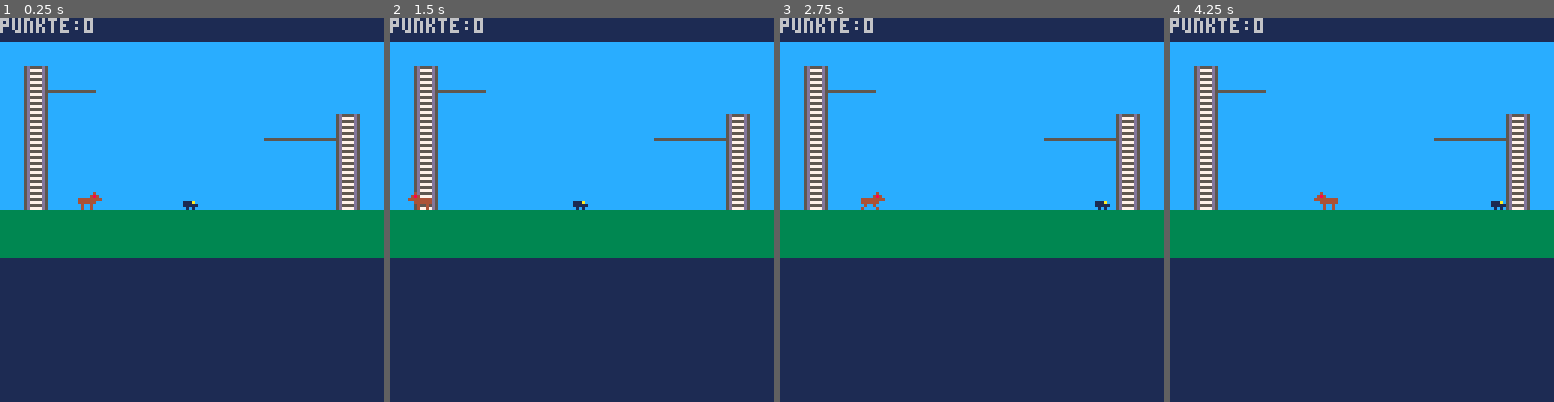
Above: before the commit, frames 1-4 (left to right).
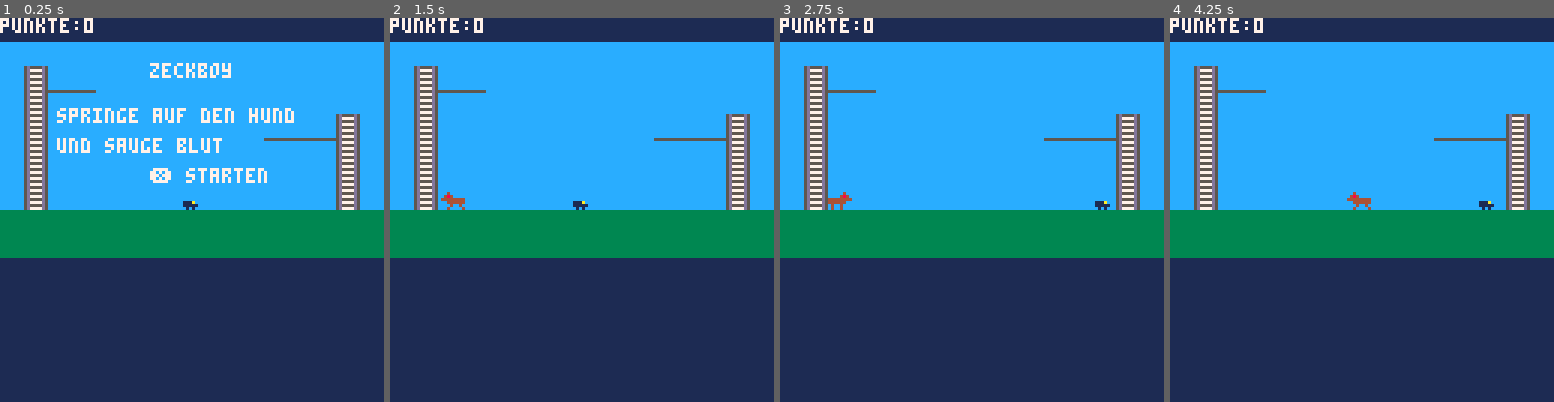
Above: after the commit, the same moments.

Repository: do1eh/PICO-8
Game: PICO-8 cartridge zeckboy.p8
The game is run twice, just before and just after one commit, with the same random seed, the same clock (stepped at 60 frames per second) and the same inputs.
Inputs:
- Up to frame 1 (0.25 s): no input
- Up to frame 2 (1.5 s): tap X (X key) at 0.33, 1.07 s
- Up to frame 3 (2.75 s): hold Right 1.6-2.1 s; tap X (X key) at 1.85 s; hold Up 2.15-2.42 s; hold Right from 2.47 s (still down)
- Up to frame 4 (4.25 s): tap X (X key) at 2.97, 4.08 s; release Right at 3.03 s; hold Left 3.08-3.58 s; hold Right from 4.02 s (still down)

The runs differ from the first frame. In frame 1, 3.3% of the frame differs, in the area x 0-77%, y 0-50%; in frame 2, 0.7%; in frame 3, 0.7%; in frame 4, 0.8%.

Commit message:
Titlel Bildschirm

Diff:
--- a/zeckboy.p8
+++ b/zeckboy.p8
@@ -16,8 +16,11 @@
   dogstep=1
   c=0
   p=0
+  titel=true
   gameover=false
   gosfx=false
+  leiter=false
+  leiterfarben={5,6,7,13}
 
 end
 
@@ -27,30 +30,45 @@
   cls(1)
   map(0)
   print('punkte:'..p)
-
-
-     movedog()
+  if (titel) then
+    print('zeckboy', 50, 15, 7)
+    print('springe auf den hund', 19, 30, 7)
+    print('und sauge blut', 19, 40, 7)
+    print('❎ starten', 50, 50, 7)
+    if (btn(❎)) titel=false
+  end
+  --pset(x+1,y+7,7)
+  --pset(x+6,y+7,7)
+
+     if (not titel) movedog()
 
      if (direction==1) spr(6,x,y,1,1,false)
      if (direction==2) spr(6,x,y,1,1,true)
      if (direction==3) spr(9,x,y,1,1,false,false)
      if (direction==4) spr(9,x,y,1,1,false,true)
-     if (btn(⬅️)) left()
-     if (btn(➡️)) right()
+     if (btn(⬅️) and x>0) left()
+     if (btn(➡️) and x<120) right()
      --up wenn zb an Leiter steht
-     if ((pget(x,y)==5 or pget(x,y)==7)and btn(⬆️)) up()
+     if (   contains(leiterfarben, pget(x+1,y+7))
+         or contains(leiterfarben, pget(x+6,y+7))
+         or contains(leiterfarben, pget(x+1,y))
+         or contains(leiterfarben, pget(x+6,y))
+        ) then
+      leiter=true
+      if (btn(⬆️)) up()
+      else
+      leiter=false
+     end
+     -- hund beruehrt wenn zb auf gras steht: game over
+     if ((pget(x,y+5)==4 or pget(x+7,y+5)==4) and  ((pget(x+2,y+8)==3 and pget(x+6,y+8)==3) or leiter)) gameover=true
+
      --fallen wenn luft unter zb ist
      if (pget(x+2,y+8)==12 and pget(x+6,y+8)==12) y=y+1
      -- punkte++ wenn zb auf hund steht
-     if (pget(x+2,y+8)==4 or pget(x+6,y+8)==4) then
+     if ((pget(x+2,y+8)==4 or pget(x+6,y+8)==4) and leiter==false) then
        p=p+1
        if (p%5==0) sfx(2)
      end
-     -- hund beruehrt wenn zb auf gras steht: game over
-     if ((pget(x,y+5)==4 or pget(x+7,y+5)==4) and  (pget(x+2,y+8)==3 and pget(x+6,y+8)==3)) gameover=true
-     --pset(x,y+5,7)
-     --pset(x+7,y+5,7)
-
   else
 
   if (not gosfx) then
@@ -110,15 +128,27 @@
 -->8
 --blutbeutel
 
+-->8
+--hilfsfunktionen
+
+function contains(tabelle, wert)
+  for k, v in pairs(tabelle) do
+    if (v == wert) return true
+  end
+  return false
+end
+
+
+
 __gfx__
 000000005d5555d533333333cccccccc000000000000000000000000000000005555555500000000000000000000000000000000000000000000000000000000
 000000005d7777d533333333cccccccc00000000000000000000000000000000cccccccc00000000000000000000000000000000000000000000000000000000
 000000005d5555d533333333cccccccc00000400000004000000000000000000cccccccc00000000000000000000000000000000000000000000000000000000
 000000005d7777d533333333cccccccc00004840000048400000000000000000cccccccc00000000000000000000000000000000000000000000000000000000
-000000005d5555d533333333cccccccc44444444444444440000000000000000cccccccc0000a000000000000000000000000000000000000000000000000000
-000000005d7777d533333333cccccccc44444400444444000111a0000111a000cccccccc00011100000000000000000000000000000000000000000000000000
-000000005d5555d533333333cccccccc04004000040040000111110001111100cccccccc00001000000000000000000000000000000000000000000000000000
-000000005d7777d533333333cccccccc04004000400004000010100001010000cccccccc00011100000000000000000000000000000000000000000000000000
+000000005d5555d533333333cccccccc44444444444444440000000000000000cccccccc000aa000000000000000000000000000000000000000000000000000
+000000005d7777d533333333cccccccc44444400444444000111a0000111a000cccccccc01111110000000000000000000000000000000000000000000000000
+000000005d5555d533333333cccccccc04004000040040000111110001111100cccccccc00011000000000000000000000000000000000000000000000000000
+000000005d7777d533333333cccccccc04004000400004000010100001010000cccccccc01111110000000000000000000000000000000000000000000000000
 00000000007007000000000000000000000000000000000000000000000000000000000000000000000000000000000000000000000000000000000000000000
 00000000777777710000000000000000000000000000000000000000000000000000000000000000000000000000000000000000000000000000000000000000
 00000000777777710000000000000000000000000000000000000000000000000000000000000000000000000000000000000000000000000000000000000000
@@ -132,79 +162,79 @@
 0000000000000000000000000000000000000000000000000000000000000000000000000000000000000000000000000000000000000000000000000000000000000000000000000000000000000000000000000000000000000000000000000000000000000000000000000000000000000000000000000000000000000000
 __map__
 0000000000000000000000000000000000000000000000000000000000000000000000000000000000000000000000000000000000000000000000000000000000000000000000000000000000000000000000000000000000000000000000000000000000000000000000000000000000000000000000000000000000000000
-0303030303030303030303030303030300000000000000000000000000000000000000000000000000000000000000000000000000000000000000000000000000000000000000000000000000000000000000000000000000000000000000000000000000000000000000000000000000000000000000000000000000000000
-0301030303030303030303030303030300000000000000000000000000000000000000000000000000000000000000000000000000000000000000000000000000000000000000000000000000000000000000000000000000000000000000000000000000000000000000000000000000000000000000000000000000000000
-0301080803030303030303030303030300000000000000000000000000000000000000000000000000000000000000000000000000000000000000000000000000000000000000000000000000000000000000000000000000000000000000000000000000000000000000000000000000000000000000000000000000000000
-0301030303030303030303030303010300000000000000000000000000000000000000000000000000000000000000000000000000000000000000000000000000000000000000000000000000000000000000000000000000000000000000000000000000000000000000000000000000000000000000000000000000000000
-0301030303030303030303080808010300000000000000000000000000000000000000000000000000000000000000000000000000000000000000000000000000000000000000000000000000000000000000000000000000000000000000000000000000000000000000000000000000000000000000000000000000000000
-0301030303030303030303030303010300000000000000000000000000000000000000000000000000000000000000000000000000000000000000000000000000000000000000000000000000000000000000000000000000000000000000000000000000000000000000000000000000000000000000000000000000000000
-0301030303030303030303030303010300000000000000000000000000000000000000000000000000000000000000000000000000000000000000000000000000000000000000000000000000000000000000000000000000000000000000000000000000000000000000000000000000000000000000000000000000000000
+0303030303030303030303030303030303030303030000000000000000000000000000000000000000000000000000000000000000000000000000000000000000000000000000000000000000000000000000000000000000000000000000000000000000000000000000000000000000000000000000000000000000000000
+0301030303030303030303030303030303030303030000000000000000000000000000000000000000000000000000000000000000000000000000000000000000000000000000000000000000000000000000000000000000000000000000000000000000000000000000000000000000000000000000000000000000000000
+0301080803030303030303030303030303030303030000000000000000000000000000000000000000000000000000000000000000000000000000000000000000000000000000000000000000000000000000000000000000000000000000000000000000000000000000000000000000000000000000000000000000000000
+0301030303030303030303030303010303030303030000000000000000000000000000000000000000000000000000000000000000000000000000000000000000000000000000000000000000000000000000000000000000000000000000000000000000000000000000000000000000000000000000000000000000000000
+0301030303030303030303080808010303030303030000000000000000000000000000000000000000000000000000000000000000000000000000000000000000000000000000000000000000000000000000000000000000000000000000000000000000000000000000000000000000000000000000000000000000000000
+0301030303030303030303030303010303030303030000000000000000000000000000000000000000000000000000000000000000000000000000000000000000000000000000000000000000000000000000000000000000000000000000000000000000000000000000000000000000000000000000000000000000000000
+0301030303030303030303030303010303030303030000000000000000000000000000000000000000000000000000000000000000000000000000000000000000000000000000000000000000000000000000000000000000000000000000000000000000000000000000000000000000000000000000000000000000000000
+0202020202020202020202020202020202020202020000000000000000000000000000000000000000000000000000000000000000000000000000000000000000000000000000000000000000000000000000000000000000000000000000000000000000000000000000000000000000000000000000000000000000000000
 0202020202020202020202020202020200000000000000000000000000000000000000000000000000000000000000000000000000000000000000000000000000000000000000000000000000000000000000000000000000000000000000000000000000000000000000000000000000000000000000000000000000000000
-0202020202020202020202020202020200000000000000000000000000000000000000000000000000000000000000000000000000000000000000000000000000000000000000000000000000000000000000000000000000000000000000000000000000000000000000000000000000000000000000000000000000000000
-…(67 lines of a section not shown)…
+…(67 lines of a section not shown)…
Not shown, added: .gitignore
Not shown, changed: zeckboy.html
Not shown, changed: zeckboy.js
